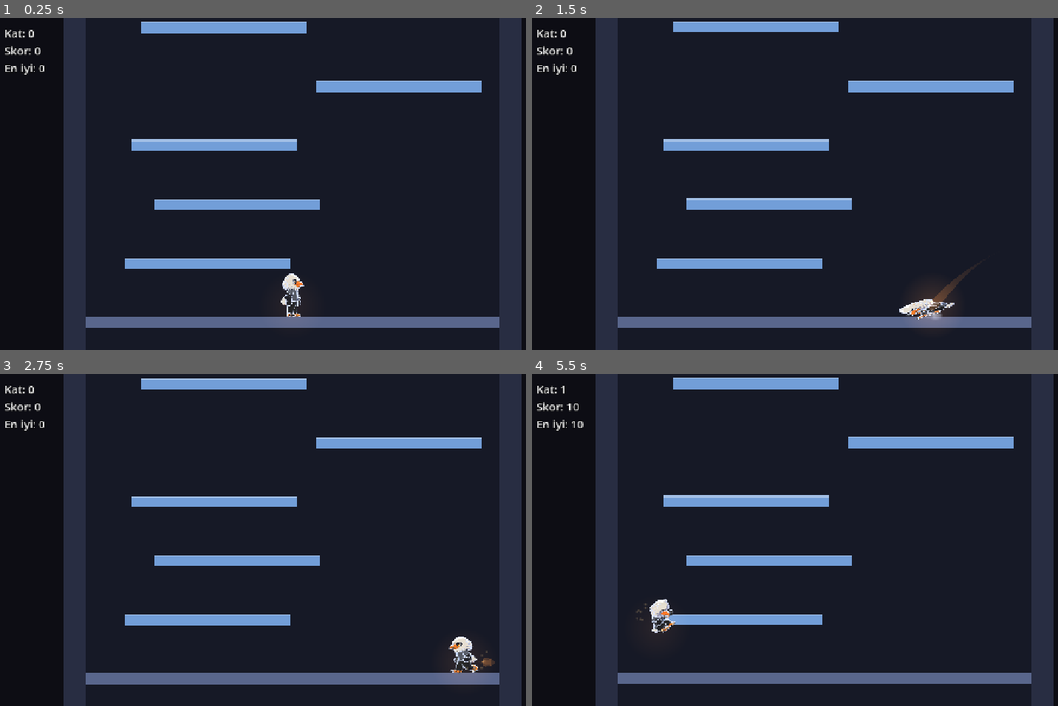
Above: before the commit, frames 1-4 (two rows, left to right).
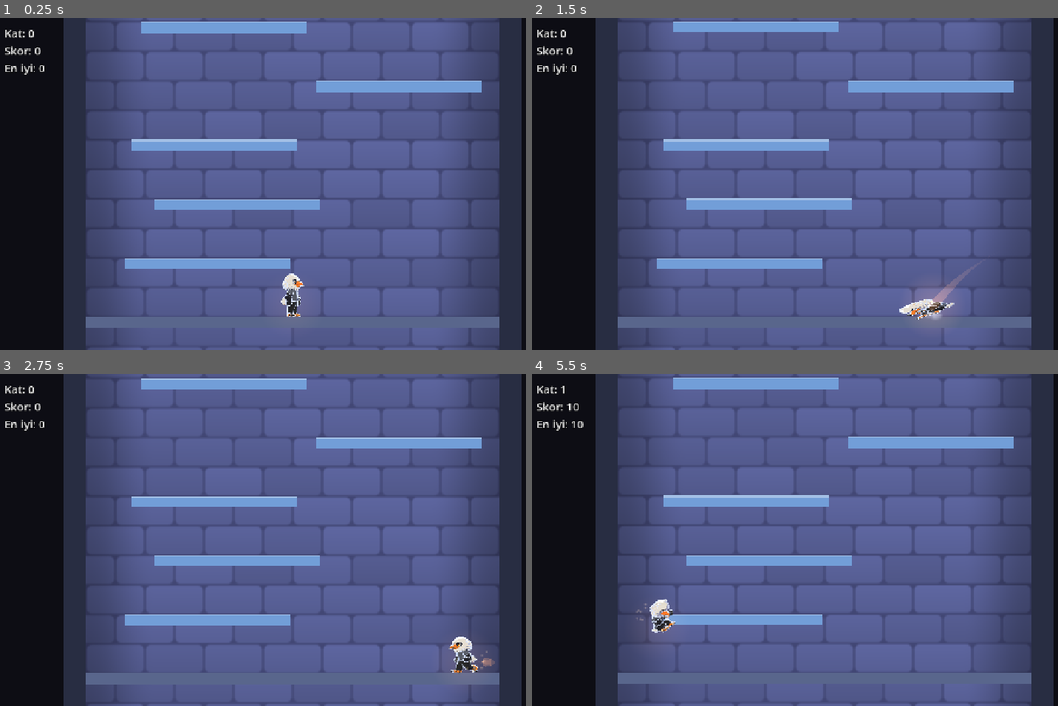
Above: after the commit, the same moments.

Repository: tahapek5454/Tower-Climb
Game: Godot game, scene res://scenes/main.tscn
Same seed, same stepped clock (60 frames per second), same inputs: the game is played once before the commit and once after it.
Inputs (mouse positions are in pixels of both pictures, inside the frame that each line leads up to):
- Up to frame 1 (0.25 s): no input
- Up to frame 2 (1.5 s): tap Enter at 0.5 s; move the mouse to (952, 167) at 0.52 s; hold Right (move_right) 0.53-1.25 s; hold Shift 0.53-1.25 s; click (952, 167) at 0.67 s; tap Space (jump) at 0.77, 1.07 s; drag from (705, 200) to (795, 250) at 1.27 s
- Up to frame 3 (2.75 s): move the mouse to (352, 466) at 2.02 s; hold Right (move_right) from 2.03 s (still down); tap Ctrl at 2.1 s
- Up to frame 4 (5.5 s): release Right (move_right) at 2.75 s; drag from (795, 606) to (647, 490) at 2.77 s; move the mouse to (1000, 589) at 3.52 s; hold Left (move_left) 3.53-4.25 s; tap Alt at 3.6 s; tap Space (jump) at 3.77, 4.07 s; drag from (647, 490) to (737, 457) at 4.27 s; move the mouse to (852, 540) at 5.02 s; hold Left (move_left) from 5.03 s (still down); hold Shift from 5.03 s (still down); click (852, 540) at 5.17 s

The runs differ from the first frame. In frame 1, 70% of the frame differs, in the area x 16-95%, y 0-100%; in frame 2, 70%; in frame 3, 70%; in frame 4, 70%.

Commit message:
feat: kule içi taş deseni ve dünya paleti (Aşama 4, madde 1)
Co-Authored-By: Claude Fable 5.2 <noreply@anthropic.com>

Diff:
--- /dev/null
+++ b/assets/shaders/tower_interior.gdshader
@@ -0,0 +1,57 @@
+shader_type canvas_item;
+// Kule içi arka duvar: yumuşak köşeli taş bloklar (şaşırtmalı örgü), silik derzler,
+// duvarlara doğru hafif kararma. Desen dünya koordinatına bağlıdır; dikdörtgen kamerayı
+// takip etse de taşlar yerinde durur.
+
+uniform vec4 stone_color : source_color = vec4(0.34, 0.37, 0.58, 1.0);
+uniform vec4 joint_color : source_color = vec4(0.26, 0.28, 0.46, 1.0);
+// Bir taş bloğun boyutu (px).
+uniform vec2 block_size = vec2(128.0, 64.0);
+uniform float corner_radius = 12.0;
+uniform float joint_width = 4.0;
+// Derz kenarının yumuşaklığı (px): büyük = daha silik.
+uniform float joint_softness = 3.0;
+// Bloklar arası parlaklık farkı (±oran).
+uniform float block_variation = 0.05;
+// Blok içinde üstten alta hafif kararma (kabartma hissi).
+uniform float bevel_strength = 0.08;
+// Kule iç genişliğinin yarısı (px) ve duvar dibindeki gölge.
+uniform float half_width = 448.0;
+uniform float edge_shade_width = 150.0;
+uniform float edge_shade_strength = 0.28;
+
+varying vec2 world_pos;
+
+
+float hash(vec2 p) {
+	return fract(sin(dot(p, vec2(127.1, 311.7))) * 43758.5453);
+}
+
+
+void vertex() {
+	world_pos = (MODEL_MATRIX * vec4(VERTEX, 0.0, 1.0)).xy;
+}
+
+
+void fragment() {
+	vec2 p = world_pos / block_size;
+	// Her ikinci sıra yarım blok kayar.
+	p.x += 0.5 * mod(floor(p.y), 2.0);
+	vec2 cell = floor(p);
+	vec2 local = (fract(p) - 0.5) * block_size;
+
+	// Yuvarlak köşeli dikdörtgen uzaklığı: içeride negatif.
+	vec2 half_size = block_size * 0.5 - vec2(joint_width * 0.5);
+	vec2 q = abs(local) - half_size + corner_radius;
+	float dist = length(max(q, 0.0)) + min(max(q.x, q.y), 0.0) - corner_radius;
+	float inside = 1.0 - smoothstep(-joint_softness, joint_softness, dist);
+
+	vec3 stone = stone_color.rgb * (1.0 + (hash(cell) - 0.5) * 2.0 * block_variation);
+	stone *= 1.0 - (local.y / block_size.y) * bevel_strength;
+	vec3 color = mix(joint_color.rgb, stone, inside);
+
+	float edge = 1.0 - smoothstep(0.0, edge_shade_width, half_width - abs(world_pos.x));
+	color *= 1.0 - edge * edge_shade_strength;
+
+	COLOR = vec4(color, 1.0);
+}
--- a/scripts/tuning.gd
+++ b/scripts/tuning.gd
@@ -15,6 +15,20 @@
 const PLATFORM_THICKNESS: float = 24.0
 ## Başlangıçta zeminin ekranın alt kenarından yüksekliği.
 const GROUND_SCREEN_MARGIN: float = 72.0
+
+# --- Kule içi görünümü (görsel; assets/shaders/tower_interior.gdshader) ---
+## Arka duvardaki bir taş bloğun boyutu (px). Yükseklik FLOOR_SPACING'in yarısı: kat başına iki sıra.
+const INTERIOR_BLOCK_SIZE: Vector2 = Vector2(128.0, 64.0)
+## Taş köşelerinin yuvarlaklığı, derz kalınlığı ve derz kenarının yumuşaklığı (px).
+const INTERIOR_BLOCK_CORNER_RADIUS: float = 12.0
+const INTERIOR_JOINT_WIDTH: float = 4.0
+const INTERIOR_JOINT_SOFTNESS: float = 3.0
+## Bloklar arası parlaklık farkı (±oran) ve blok içi üstten alta kararma.
+const INTERIOR_BLOCK_VARIATION: float = 0.05
+const INTERIOR_BEVEL_STRENGTH: float = 0.08
+## Duvar dibindeki yumuşak gölge: genişlik (px) ve en koyu noktadaki kararma oranı.
+const INTERIOR_EDGE_SHADE_WIDTH: float = 150.0
+const INTERIOR_EDGE_SHADE_STRENGTH: float = 0.28
 
 # --- Karakter ---
 const PLAYER_WIDTH: float = 32.0
--- a/scripts/world/tower.gd
+++ b/scripts/world/tower.gd
@@ -3,9 +3,7 @@
 ## Kule: sol/sağ duvarlar ve zemin. Dünya orijini: x=0 kule ortası, y=0 zeminin üstü, yukarı = -y.
 ## Duvarlar kamerayı dikeyde takip eder; böylece kule sonsuz görünür.
 
-const WALL_COLOR := Color(0.16, 0.18, 0.26)
-const GROUND_COLOR := Color(0.35, 0.40, 0.55)
-const INTERIOR_COLOR := Color(0.09, 0.10, 0.15)
+const INTERIOR_SHADER: Shader = preload("res://assets/shaders/tower_interior.gdshader")
 
 var _walls: Node2D
 
@@ -15,17 +13,39 @@
 	_walls.name = "Walls"
 	add_child(_walls)
 
-	var interior_size := Vector2(Tuning.TOWER_WIDTH, Tuning.WALL_HEIGHT)
-	_walls.add_child(make_rect_visual(interior_size, INTERIOR_COLOR))
+	_walls.add_child(_make_interior())
 
 	var wall_size := Vector2(Tuning.WALL_THICKNESS, Tuning.WALL_HEIGHT)
 	var wall_x: float = (Tuning.TOWER_WIDTH + Tuning.WALL_THICKNESS) * 0.5
-	_walls.add_child(_make_body("LeftWall", Vector2(-wall_x, 0.0), wall_size, WALL_COLOR))
-	_walls.add_child(_make_body("RightWall", Vector2(wall_x, 0.0), wall_size, WALL_COLOR))
+	_walls.add_child(_make_body("LeftWall", Vector2(-wall_x, 0.0), wall_size, WorldPalette.WALL))
+	_walls.add_child(_make_body("RightWall", Vector2(wall_x, 0.0), wall_size, WorldPalette.WALL))
 
 	var ground_size := Vector2(Tuning.TOWER_WIDTH, Tuning.PLATFORM_THICKNESS)
 	var ground_pos := Vector2(0.0, Tuning.PLATFORM_THICKNESS * 0.5)
-	add_child(_make_body("Ground", ground_pos, ground_size, GROUND_COLOR))
+	add_child(_make_body("Ground", ground_pos, ground_size, WorldPalette.GROUND))
+
+
+## Arka duvar: taş deseni shader ile çizilir (desen dünya koordinatında sabit).
+func _make_interior() -> Polygon2D:
+	var material := ShaderMaterial.new()
+	material.shader = INTERIOR_SHADER
+	material.set_shader_parameter(&"stone_color", WorldPalette.INTERIOR_STONE)
+	material.set_shader_parameter(&"joint_color", WorldPalette.INTERIOR_JOINT)
+	material.set_shader_parameter(&"block_size", Tuning.INTERIOR_BLOCK_SIZE)
+	material.set_shader_parameter(&"corner_radius", Tuning.INTERIOR_BLOCK_CORNER_RADIUS)
+	material.set_shader_parameter(&"joint_width", Tuning.INTERIOR_JOINT_WIDTH)
+	material.set_shader_parameter(&"joint_softness", Tuning.INTERIOR_JOINT_SOFTNESS)
+	material.set_shader_parameter(&"block_variation", Tuning.INTERIOR_BLOCK_VARIATION)
+	material.set_shader_parameter(&"bevel_strength", Tuning.INTERIOR_BEVEL_STRENGTH)
+	material.set_shader_parameter(&"half_width", Tuning.TOWER_WIDTH * 0.5)
+	material.set_shader_parameter(&"edge_shade_width", Tuning.INTERIOR_EDGE_SHADE_WIDTH)
+	material.set_shader_parameter(&"edge_shade_strength", Tuning.INTERIOR_EDGE_SHADE_STRENGTH)
+
+	var interior_size := Vector2(Tuning.TOWER_WIDTH, Tuning.WALL_HEIGHT)
+	var interior: Polygon2D = make_rect_visual(interior_size, Color.WHITE)
+	interior.name = "Interior"
+	interior.material = material
+	return interior
 
 
 func _physics_process(_delta: float) -> void:
--- /dev/null
+++ b/scripts/world/world_palette.gd
@@ -0,0 +1,12 @@
+class_name WorldPalette
+extends RefCounted
+## Dünyanın renkleri tek yerde. İlke: orta parlaklık, düşük doygunluk; saf siyah, saf beyaz ve
+## doygun turuncu dünyada kullanılmaz (karakter siyah-beyaz-turuncu, zeminde kaybolmamalı).
+## Şimdilik tek tema ("taş kule"); tema sistemi gelince (her 100 kat) temalar buradan okunacak.
+
+## Kule içi arka duvar: taş ve derz.
+const INTERIOR_STONE := Color(0.34, 0.37, 0.58)
+const INTERIOR_JOINT := Color(0.26, 0.28, 0.46)
+## Yan duvarlar ve zemin.
+const WALL := Color(0.16, 0.18, 0.26)
+const GROUND := Color(0.35, 0.40, 0.55)
Not shown, added: assets/shaders/tower_interior.gdshader.uid
Not shown, added: scripts/world/world_palette.gd.uid
Not shown, changed: docs/PROGRESS.md
